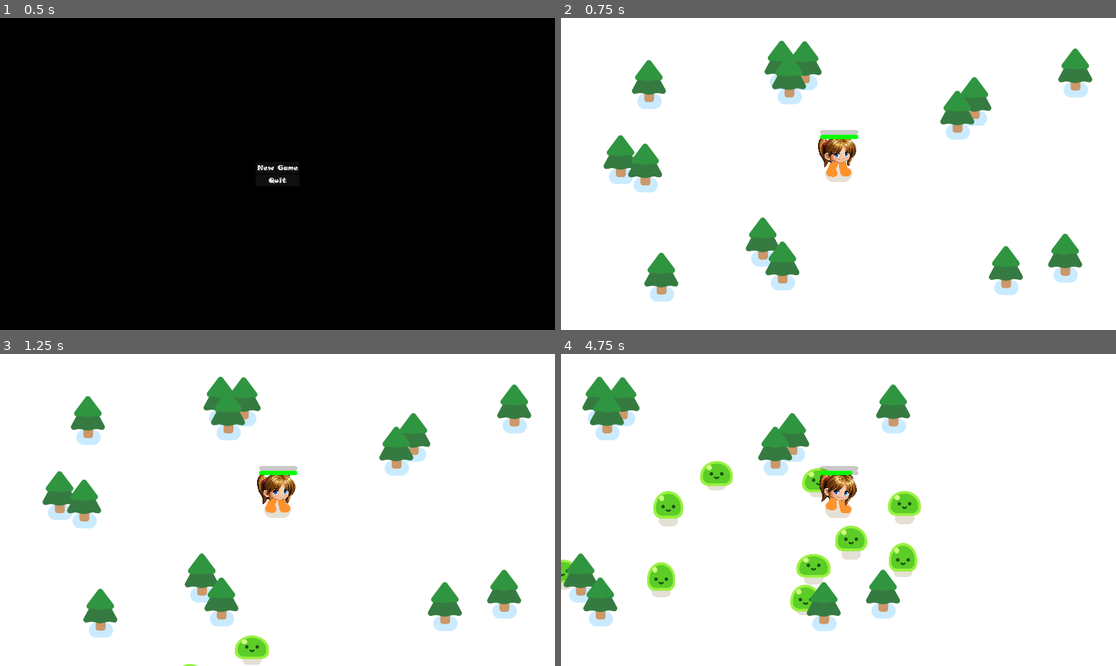
Above: before the commit, frames 1-4 (two rows, left to right).
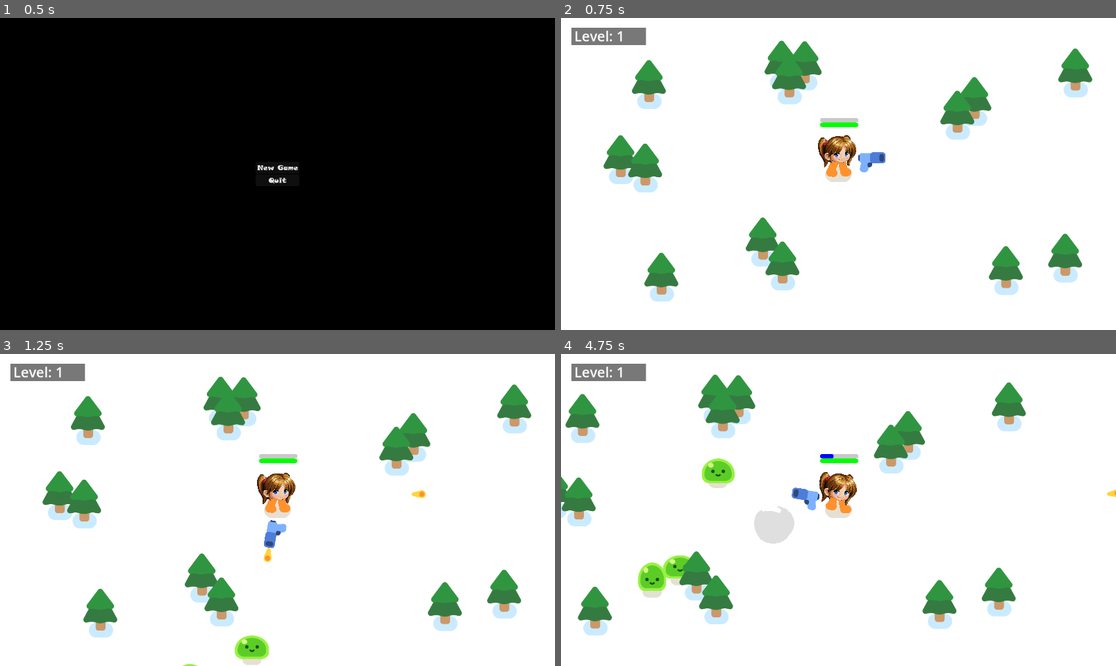
Above: after the commit, the same moments.

Repository: bux10/Godot-Learning
Game: Godot game, scene res://Scenes/Main_Menu.tscn
Same seed, same stepped clock (60 frames per second), same inputs: the game is played once before the commit and once after it.
Inputs (mouse positions are in pixels of both pictures, inside the frame that each line leads up to):
- Up to frame 1 (0.5 s): no input
- Up to frame 2 (0.75 s): click "New Game" at 0.5 s
- Up to frame 3 (1.25 s): no input
- Up to frame 4 (4.75 s): move the mouse to (960, 494) at 1.27 s; hold D (move_right) 1.28-2.03 s; move the mouse to (727, 525) at 2.02 s; hold S (move_down) 2.03-2.78 s; move the mouse to (894, 441) at 2.77 s; hold D (move_right) 2.78-3.53 s; move the mouse to (810, 572) at 3.52 s; hold W (move_up) 3.53-4.28 s; move the mouse to (1005, 556) at 4.27 s; hold A (move_left) from 4.28 s (still down)

Frame 1 is identical in both runs. In frame 2, 1.3% of the frame differs, in the area x 1-59%, y 3-50%; in frame 3, 1.4%; in frame 4, 18%, in the area x 0-100%, y 3-91%.

Commit message:
Added gun
added gun and bullet scenes

Diff:
--- a/Scenes/Player.tscn
+++ b/Scenes/Player.tscn
@@ -1,10 +1,11 @@
-[gd_scene load_steps=8 format=3 uid="uid://rif5d84kqm8b"]
+[gd_scene load_steps=9 format=3 uid="uid://rif5d84kqm8b"]
 
 [ext_resource type="PackedScene" uid="uid://1txt5bmjhjtb" path="res://Scenes/health_component.tscn" id="1_766ie"]
 [ext_resource type="Script" path="res://Scripts/player.gd" id="1_m87pd"]
 [ext_resource type="PackedScene" uid="uid://pbmyh1qru7p" path="res://Scenes/happy_boo.tscn" id="2_c78ul"]
 [ext_resource type="PackedScene" uid="uid://xp7xsefcymbc" path="res://Scenes/experience_component.tscn" id="2_r7qbx"]
 [ext_resource type="PackedScene" uid="uid://0f63valgev2r" path="res://Scenes/controller_component.tscn" id="4_nqa7o"]
+[ext_resource type="PackedScene" uid="uid://dhx8su0v8dp6k" path="res://Scenes/gun.tscn" id="6_qtjmt"]
 
 [sub_resource type="CircleShape2D" id="CircleShape2D_xtfoc"]
 radius = 36.7721
@@ -16,6 +17,7 @@
 position = Vector2(6.10352e-05, 2.00003)
 scale = Vector2(1.36, 1.36)
 script = ExtResource("1_m87pd")
+damage_amount = 3
 
 [node name="CollisionShape2D" type="CollisionShape2D" parent="."]
 position = Vector2(-4.48788e-05, -19.853)
@@ -27,6 +29,8 @@
 [node name="HurtBox" type="Area2D" parent="."]
 position = Vector2(-4.57764e-05, -18.3824)
 scale = Vector2(1, 1.05376)
+collision_layer = 0
+collision_mask = 2
 
 [node name="CollisionShape2D" type="CollisionShape2D" parent="HurtBox"]
 position = Vector2(-1.09139e-11, 1.39556)
@@ -37,11 +41,19 @@
 position = Vector2(-4.48788e-05, -2.24394e-05)
 
 [node name="ExperienceComponent" parent="." instance=ExtResource("2_r7qbx")]
-position = Vector2(-46.3236, -111.765)
+position = Vector2(-46.3236, -142.647)
 
 [node name="HealthComponent" parent="." instance=ExtResource("1_766ie")]
-position = Vector2(-46.3236, -100)
+position = Vector2(-46.3236, -130.882)
 
 [node name="Camera2D" type="Camera2D" parent="."]
 
+[node name="Gun" parent="." instance=ExtResource("6_qtjmt")]
+position = Vector2(-4.48788e-05, -22.0588)
+
+[node name="Gun2" parent="." instance=ExtResource("6_qtjmt")]
+visible = false
+position = Vector2(-0.735339, -19.853)
+target = -1
+
 [connection signal="health_deleted" from="HealthComponent" to="." method="_on_health_component_health_deleted"]
--- /dev/null
+++ b/Scenes/bullet.tscn
@@ -0,0 +1,22 @@
+[gd_scene load_steps=4 format=3 uid="uid://cmxum8aywya3a"]
+
+[ext_resource type="Script" path="res://Scripts/bullet.gd" id="1_1uotd"]
+[ext_resource type="Texture2D" uid="uid://b8e2gdpaqiaj7" path="res://Sprites/pistol/projectile.png" id="2_ectjf"]
+
+[sub_resource type="CircleShape2D" id="CircleShape2D_22utw"]
+radius = 17.0294
+
+[node name="Bullet" type="Area2D"]
+top_level = true
+collision_layer = 0
+collision_mask = 3
+script = ExtResource("1_1uotd")
+
+[node name="Projectile" type="Sprite2D" parent="."]
+position = Vector2(-11, -1)
+texture = ExtResource("2_ectjf")
+
+[node name="CollisionShape2D" type="CollisionShape2D" parent="."]
+shape = SubResource("CircleShape2D_22utw")
+
+[connection signal="body_entered" from="." to="." method="_on_body_entered"]
--- a/Scenes/game_scene.tscn
+++ b/Scenes/game_scene.tscn
@@ -74,7 +74,6 @@
 [node name="Player" parent="." groups=["Player"] instance=ExtResource("1_q47ds")]
 unique_name_in_owner = true
 position = Vector2(957, 540)
-collision_mask = 0
 
 [node name="Path2D" type="Path2D" parent="Player"]
 curve = SubResource("Curve2D_7n4at")
@@ -130,6 +129,24 @@
 theme_override_font_sizes/font_size = 130
 text = "Restart"
 
+[node name="LevelUI" type="CanvasLayer" parent="."]
+
+[node name="ColorRect" type="ColorRect" parent="LevelUI"]
+offset_left = 36.0
+offset_top = 34.0
+offset_right = 76.0
+offset_bottom = 74.0
+scale = Vector2(6.44, 1.48)
+color = Color(0, 0, 0, 0.529412)
+
+[node name="LevelDisplay" type="Label" parent="LevelUI"]
+offset_left = 46.0
+offset_top = 29.0
+offset_right = 219.0
+offset_bottom = 96.0
+theme_override_font_sizes/font_size = 48
+text = "Level: 1"
+
 [connection signal="health_depleted" from="Player" to="." method="_on_player_health_depleted"]
 [connection signal="timeout" from="Timer" to="." method="_on_timer_timeout"]
 [connection signal="pressed" from="GameOver/VBoxContainer/RestartButton" to="." method="_on_restart_button_pressed"]
--- /dev/null
+++ b/Scenes/gun.tscn
@@ -0,0 +1,32 @@
+[gd_scene load_steps=4 format=3 uid="uid://dhx8su0v8dp6k"]
+
+[ext_resource type="Script" path="res://Scripts/gun.gd" id="1_d3ywt"]
+[ext_resource type="Texture2D" uid="uid://boltc1dcq1x40" path="res://Sprites/pistol/pistol.png" id="1_fcd6l"]
+
+[sub_resource type="CircleShape2D" id="CircleShape2D_utrxe"]
+radius = 429.228
+
+[node name="Gun" type="Area2D"]
+collision_layer = 0
+collision_mask = 2
+script = ExtResource("1_d3ywt")
+
+[node name="CollisionShape2D" type="CollisionShape2D" parent="."]
+shape = SubResource("CircleShape2D_utrxe")
+
+[node name="WeaponPivot" type="Marker2D" parent="."]
+unique_name_in_owner = true
+
+[node name="Pistol" type="Sprite2D" parent="WeaponPivot"]
+position = Vector2(85, -8)
+texture = ExtResource("1_fcd6l")
+
+[node name="ShootingPoint" type="Marker2D" parent="WeaponPivot/Pistol"]
+unique_name_in_owner = true
+position = Vector2(25, -11)
+
+[node name="Timer" type="Timer" parent="."]
+wait_time = 0.3
+autostart = true
+
+[connection signal="timeout" from="Timer" to="." method="_on_timer_timeout"]
--- a/Scenes/mob.tscn
+++ b/Scenes/mob.tscn
@@ -11,6 +11,8 @@
 
 [node name="Mob" type="CharacterBody2D"]
 position = Vector2(0, -2)
+collision_layer = 2
+collision_mask = 3
 script = ExtResource("1_1okbi")
 
 [node name="Slime" parent="." instance=ExtResource("1_i3xuj")]
--- /dev/null
+++ b/Scripts/bullet.gd
@@ -0,0 +1,23 @@
+class_name Bullet extends Area2D
+
+var travelDistance = 0
+
+@onready var player = $/root/Game/Player
+
+func _physics_process(delta: float) -> void:
+	const SPEED = 1000
+	const RANGE = 1200
+
+	var direction = Vector2.RIGHT.rotated(rotation)
+	position += direction * SPEED * delta
+
+	travelDistance += SPEED * delta
+
+	if travelDistance > RANGE:
+		queue_free()
+
+
+func _on_body_entered(body: Node2D) -> void:
+	queue_free()
+	if body.has_method("take_damage"):
+		body.take_damage(player.damage_amount)
--- a/Scripts/experience_component.gd
+++ b/Scripts/experience_component.gd
@@ -1,11 +1,13 @@
 class_name ExperienceComponent extends Node2D
+
 
 @export var current_experience: float = 0.0
 @export var current_level: int = 1
 @export var next_level: float = 100.0
 
-@onready var parent: Player = self.get_parent()
+@onready var player: Player = self.get_parent()
 @onready var progress_bar: ProgressBar = $ProgressBar
+@onready var level_ui: Label = $"../CanvasLayer/LevelUI"
 
 func _ready() -> void:
 	current_experience = 0.0
@@ -13,10 +15,25 @@
 	next_level = 100.0
 	progress_bar.value = current_experience
 
+
+
 func increase_experience(amount: float) -> void:
 	current_experience += amount
 	progress_bar.value = current_experience
 
+	if current_experience >= next_level:
+		level_up()
+
 func decrease_experience(amount: float) -> void:
 	current_experience -= amount
 	progress_bar.value = current_experience
+
+func level_up() -> void:
+	current_level += 1
+	player.damage_amount += 0.5
+	current_experience = 0
+	next_level = current_level * 100
+	progress_bar.value = 0
+	progress_bar.max_value = next_level
+	if current_level == 2:
+		player.krazy_kelsey()
--- a/Scripts/game_scene.gd
+++ b/Scripts/game_scene.gd
@@ -4,6 +4,15 @@
 @export var maximum_mobs = 20
 
 @onready var player: Player = %Player
+
+@onready var level_display: Label = $LevelUI/LevelDisplay
+
+
+
+func _process(delta: float) -> void:
+	var player_level = player.find_child("ExperienceComponent").current_level
+	level_display.text = "Level: " + str(player_level)
+	pass
 
 func spawn_mob() -> void:
 	const MOB = preload("res://Scenes/mob.tscn")
--- /dev/null
+++ b/Scripts/gun.gd
@@ -0,0 +1,31 @@
+class_name Gun extends Area2D
+
+@export var target: int = 0
+
+func _physics_process(delta: float) -> void:
+	var enemies_in_range = get_overlapping_bodies()
+	if enemies_in_range.size() > 0:
+		var target_enemy = enemies_in_range[target]
+		look_at(target_enemy.global_position)
+		#look_at(get_global_mouse_position())
+
+	if %WeaponPivot.global_transform.x[0] < 0:
+		$WeaponPivot/Pistol.flip_v = true
+		$"%ShootingPoint".position.y = 10
+	else:
+		$WeaponPivot/Pistol.flip_v = false
+		$"%ShootingPoint".position.y = -10
+
+
+func shoot():
+	const BULLET = preload("res://Scenes/bullet.tscn")
+	var new_bullet = BULLET.instantiate()
+	new_bullet.global_position = %ShootingPoint.global_position
+	new_bullet.global_rotation = %ShootingPoint.global_rotation
+
+	%ShootingPoint.add_child(new_bullet)
+
+
+func _on_timer_timeout() -> void:
+	if visible:
+		shoot()
--- a/Scripts/player.gd
+++ b/Scripts/player.gd
@@ -2,5 +2,11 @@
 
 signal health_depleted
 
+@export var damage_amount = 1
+
 func _on_health_component_health_deleted() -> void:
 	health_depleted.emit()
+
+func krazy_kelsey() -> void:
+	$Gun2.show()
+	$HappyBoo.change_face()
--- /dev/null
+++ b/Sprites/pistol/impact/impact.gd
@@ -0,0 +1,10 @@
+extends Node2D
+
+@onready var sprite = %Sprite
+
+
+func _ready():
+	var tween = create_tween().set_parallel(true).set_ease(Tween.EASE_OUT)
+	tween.tween_property(sprite, "scale", Vector2.ONE * 1.35, 0.3).from(Vector2.ONE * 0.6)
+	tween.tween_property(sprite, "modulate:a", 0.0, 0.15).set_delay(0.15)
+	tween.chain().tween_callback(queue_free)
--- /dev/null
+++ b/Sprites/pistol/impact/impact.tscn
@@ -0,0 +1,13 @@
+[gd_scene load_steps=3 format=3 uid="uid://kcl4efkvrany"]
+
+[ext_resource type="Script" path="res://pistol/impact/impact.gd" id="1_4vum2"]
+[ext_resource type="Texture2D" uid="uid://dn80eu1qs371v" path="res://pistol/impact/circle.png" id="2_wp1di"]
+
+[node name="Impact" type="Node2D"]
+top_level = true
+script = ExtResource("1_4vum2")
+
+[node name="Sprite" type="Sprite2D" parent="."]
+unique_name_in_owner = true
+modulate = Color(1, 0.831373, 0.239216, 1)
+texture = ExtResource("2_wp1di")
--- /dev/null
+++ b/Sprites/pistol/muzzel_flash/muzzle_flash.gd
@@ -0,0 +1,11 @@
+extends Node2D
+
+@onready var sprite = %Sprite
+
+
+func _ready():
+	var tween = create_tween().set_parallel(true).set_ease(Tween.EASE_OUT).set_trans(Tween.TRANS_BACK)
+	tween.tween_property(sprite, "position:x", 16.0, 0.25)
+	tween.tween_property(sprite, "scale", Vector2.ONE * 1.25, 0.25)
+	tween.tween_property(sprite, "modulate:a", 0.0, 0.25).set_delay(0.1)
+	tween.chain().tween_callback(queue_free)
--- /dev/null
+++ b/Sprites/pistol/muzzel_flash/muzzle_flash.tscn
@@ -0,0 +1,12 @@
+[gd_scene load_steps=3 format=3 uid="uid://c1b2kbuq1if08"]
+
+[ext_resource type="Script" path="res://pistol/muzzle_flash/muzzle_flash.gd" id="1_wouey"]
+[ext_resource type="Texture2D" uid="uid://brgpjilf7s2ul" path="res://pistol/muzzle_flash/muzzle_flash.png" id="2_6pgu4"]
+
+[node name="MuzzleFlash" type="Node2D"]
+script = ExtResource("1_wouey")
+
+[node name="Sprite" type="Sprite2D" parent="."]
+unique_name_in_owner = true
+texture = ExtResource("2_6pgu4")
+offset = Vector2(10, 0)
Binary file added: Sprites/pistol/impact/circle.png
Not shown, added: Sprites/pistol/impact/circle.png.import
Binary file added: Sprites/pistol/muzzel_flash/muzzle_flash.png
Not shown, added: Sprites/pistol/muzzel_flash/muzzle_flash.png.import
Binary file added: Sprites/pistol/pistol.png
Not shown, added: Sprites/pistol/pistol.png.import
Binary file added: Sprites/pistol/projectile.png
Not shown, added: Sprites/pistol/projectile.png.import
